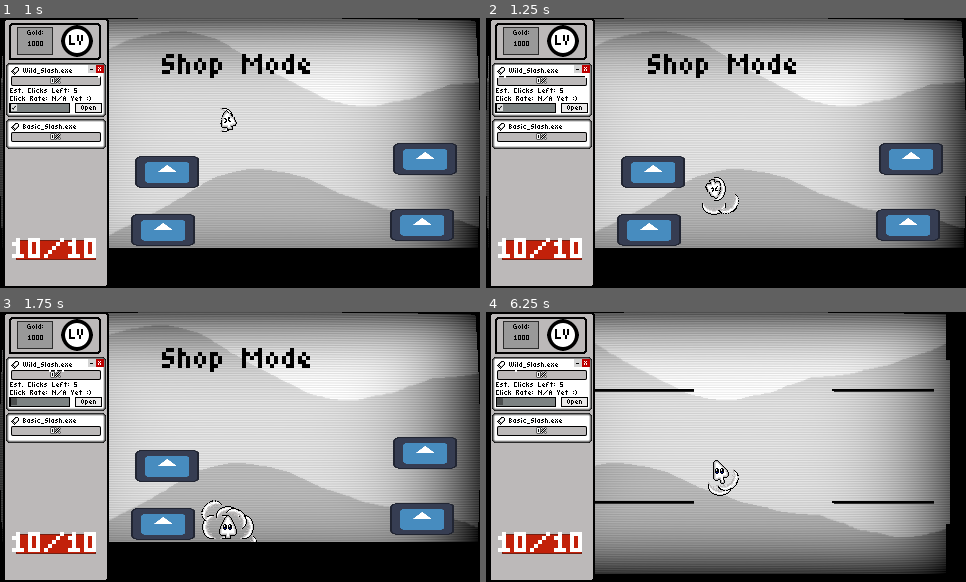
Above: before the commit, frames 1-4 (two rows, left to right).
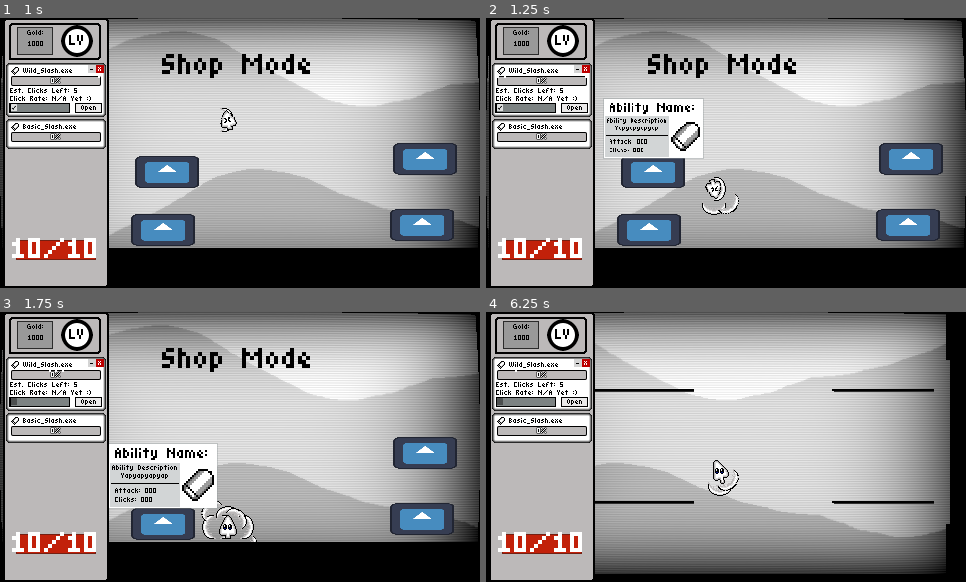
Above: after the commit, the same moments.

Repository: TNT-A/clicker-game-platformer
Game: Godot game, scene res://run_shop/run_shop.tscn
The game is run twice, just before and just after one commit, with the same random seed, the same clock (stepped at 60 frames per second) and the same inputs. This scene is started directly instead of the project's main scene. The engine's default icon, where the game draws it, is replaced by a stand-in: a white triangle on a blue panel in a dark square.
Inputs (mouse positions are in pixels of both pictures, inside the frame that each line leads up to):
- Up to frame 1 (1 s): click "Auto Launch?" at 0.5 s
- Up to frame 2 (1.25 s): no input
- Up to frame 3 (1.75 s): click "Auto Launch?" at 1.25 s
- Up to frame 4 (6.25 s): tap Enter (ui_accept) at 2, 2.27, 4.52, 6.02 s; move the mouse to (702, 501) at 2.02 s; press the mouse at (702, 501) at 2.03 s; hold D (Move_Right) 2.03-2.75 s; release the mouse at (702, 501) at 2.75 s; click "Auto Launch?" at 2.75 s; click "Auto Launch?" at 3.5 s; move the mouse to (870, 487) at 4.27 s; hold D (Move_Right) 4.28-5.03 s; click (870, 487) at 4.35 s; move the mouse to (582, 406) at 5.02 s; press the mouse at (582, 406) at 5.03 s; hold A (Move_Left) from 5.03 s (still down); tap = (Maximize) at 5.1 s; move the mouse to (750, 447) at 5.77 s; release the mouse at (750, 447) at 5.78 s; tap - (Minimize) at 5.85 s; click (750, 447) at 6.05 s

Frame 1 is identical in both runs. In frame 2, 2.9% of the frame differs, in the area x 24-46%, y 29-53%; in frame 3, 4.3%, in the area x 22-46%, y 48-73%; in frame 4, less than 0.1%.

Commit message:
Got hovering/clicking on ability upgrades working
Hovering was borked and I spent forever trying to figure out why. It ended up being that 1 part of the background node didn't have it's mouse filter set to ignore.

Diff:
--- a/clicker-platformer/background/bg.tscn
+++ b/clicker-platformer/background/bg.tscn
@@ -14,6 +14,7 @@
 z_index = -20
 layout_mode = 3
 anchors_preset = 0
+mouse_filter = 2
 
 [node name="Sprite2D" type="TextureRect" parent="."]
 z_index = -20
@@ -22,6 +23,7 @@
 layout_mode = 0
 offset_right = 480.0
 offset_bottom = 270.0
+mouse_filter = 2
 texture = ExtResource("2_wevdt")
 
 [node name="ColorRect" type="ColorRect" parent="."]
@@ -29,3 +31,4 @@
 layout_mode = 0
 offset_right = 480.0
 offset_bottom = 270.0
+mouse_filter = 2
--- a/clicker-platformer/globals/signal_bus.gd
+++ b/clicker-platformer/globals/signal_bus.gd
@@ -18,6 +18,7 @@
 signal ability_use(num, damage)
 signal ability_change()
 signal ability_scrolled()
+signal ability_pickup_popup()
 
 #Ability Pickup Signals
 signal ability_popup(ability_resource : Resource)
--- a/clicker-platformer/hub/hub.tscn
+++ b/clicker-platformer/hub/hub.tscn
@@ -1,10 +1,11 @@
-[gd_scene load_steps=6 format=4 uid="uid://sc04qrfxj52f"]
+[gd_scene load_steps=7 format=4 uid="uid://sc04qrfxj52f"]
 
 [ext_resource type="TileSet" uid="uid://fan7p1toc3ii" path="res://maps/tileset/map_base.tres" id="1_6ebxt"]
 [ext_resource type="Script" uid="uid://cbp387tgxjxnc" path="res://hub/hub.gd" id="1_clbpi"]
 [ext_resource type="PackedScene" uid="uid://d3duni228xslv" path="res://background/bg.tscn" id="3_6ebxt"]
 [ext_resource type="PackedScene" uid="uid://cwqcvu7s6os82" path="res://player/main_character.tscn" id="3_21dlm"]
 [ext_resource type="Theme" uid="uid://b0v2htlnbt84u" path="res://styles/ability_panel.tres" id="5_21dlm"]
+[ext_resource type="PackedScene" uid="uid://c2f8c2d82oda6" path="res://pickups/ability_pickup/ability_pickup.tscn" id="6_g3elb"]
 
 [node name="Hub" type="Node2D"]
 script = ExtResource("1_clbpi")
@@ -26,3 +27,6 @@
 text = "This Truly is the Hub Area"
 horizontal_alignment = 1
 vertical_alignment = 1
+
+[node name="AbilityPickup" parent="." instance=ExtResource("6_g3elb")]
+position = Vector2(80, 189)
--- a/clicker-platformer/map_controller/map_controller.tscn
+++ b/clicker-platformer/map_controller/map_controller.tscn
@@ -6,6 +6,7 @@
 
 [node name="MapController" type="Node2D"]
 script = ExtResource("1_b632b")
+vert_layer_num = 0
 
 [node name="StartingLayer" type="Node2D" parent="."]
 
--- a/clicker-platformer/pickups/ability_pickup/ability_pickup.gd
+++ b/clicker-platformer/pickups/ability_pickup/ability_pickup.gd
@@ -1,5 +1,33 @@
 extends Node2D
 @export var ability_resource : Resource
+
+var hovered : bool = false
+
+func _ready() -> void:
+	SignalBus.ability_pickup_popup.connect(pop_out_ability)
+	$Display.visible = false
+
+func _physics_process(delta: float) -> void:
+	if hovered and Input.is_action_pressed("Click"):
+		global_position = get_global_mouse_position() - Vector2(10, 10)
+
+
+func pop_up_ability():
+	SignalBus.ability_pickup_popup.emit()
+	$Display.visible = true
+	$Display.position = Vector2(0,0)
+	$Display.scale = Vector2(0,0)
+	var tween = get_tree().create_tween()
+	tween.parallel().tween_property($Display, "position", Vector2(0 - $Display.custom_minimum_size.x/2 - 6, -80), 0.2)
+	tween.parallel().tween_property($Display, "scale", Vector2(1,1), 0.2)
+
+func pop_out_ability():
+	var tween = get_tree().create_tween()
+	tween.parallel().tween_property($Display, "position", Vector2(0, 0), 0.2)
+	tween.parallel().tween_property($Display, "scale", Vector2(0, 0), 0.2)
+
+func pickup_ability():
+	pass
 
 func _on_area_2d_body_shape_entered(body_rid: RID, body: Node2D, body_shape_index: int, local_shape_index: int) -> void:
 	if body.is_in_group("player"):
@@ -9,13 +37,10 @@
 	if body.is_in_group("player"):
 		pop_out_ability()
 
-func pop_up_ability():
-	#$Panel.visible = true
-	pass
+func _on_area_2d_mouse_entered() -> void:
+	hovered = true
+	print("Hover")
 
-func pop_out_ability():
-	#$Panel.visible = false
-	pass
-
-func pickup_ability():
-	pass
+func _on_area_2d_mouse_exited() -> void:
+	hovered = false
+	print("Not anymore")
--- a/clicker-platformer/pickups/ability_pickup/ability_pickup.tscn
+++ b/clicker-platformer/pickups/ability_pickup/ability_pickup.tscn
@@ -1,7 +1,23 @@
-[gd_scene load_steps=4 format=3 uid="uid://c2f8c2d82oda6"]
+[gd_scene load_steps=8 format=3 uid="uid://c2f8c2d82oda6"]
 
 [ext_resource type="Script" uid="uid://dljklw7m5f3qp" path="res://pickups/ability_pickup/ability_pickup.gd" id="1_mkp62"]
 [ext_resource type="Texture2D" uid="uid://dyap3rg4rsdeo" path="res://icon.svg" id="2_rlj75"]
+[ext_resource type="Theme" uid="uid://b0v2htlnbt84u" path="res://styles/ability_panel.tres" id="3_rlj75"]
+[ext_resource type="Texture2D" uid="uid://g00w4tdxg1p4" path="res://sprites/icons/Icon_bullet16x16.png" id="4_kcx6h"]
+
+[sub_resource type="StyleBoxFlat" id="StyleBoxFlat_wbobt"]
+bg_color = Color(0.575723, 0.607479, 0.611765, 0.419608)
+expand_margin_left = 1.0
+expand_margin_top = 1.0
+expand_margin_right = 1.0
+expand_margin_bottom = 1.0
+
+[sub_resource type="StyleBoxFlat" id="StyleBoxFlat_kcx6h"]
+bg_color = Color(0.575723, 0.607479, 0.611765, 0.419608)
+expand_margin_left = 1.0
+expand_margin_top = 1.0
+expand_margin_right = 1.0
+expand_margin_bottom = 1.0
 
 [sub_resource type="RectangleShape2D" id="RectangleShape2D_kcx6h"]
 size = Vector2(116, 53)
@@ -13,7 +29,80 @@
 scale = Vector2(0.5, 0.25)
 texture = ExtResource("2_rlj75")
 
+[node name="Display" type="PanelContainer" parent="."]
+z_index = 10
+custom_minimum_size = Vector2(96, 64)
+offset_left = -54.0
+offset_top = -100.0
+offset_right = 54.0
+offset_bottom = -36.0
+mouse_filter = 1
+theme = ExtResource("3_rlj75")
+theme_override_styles/panel = SubResource("StyleBoxFlat_wbobt")
+
+[node name="ColorRect" type="ColorRect" parent="Display"]
+layout_mode = 2
+mouse_filter = 1
+
+[node name="CenterContainer" type="CenterContainer" parent="Display"]
+layout_mode = 2
+
+[node name="VBoxContainer" type="VBoxContainer" parent="Display/CenterContainer"]
+layout_mode = 2
+theme_override_constants/separation = 2
+
+[node name="LabelAbility" type="Label" parent="Display/CenterContainer/VBoxContainer"]
+layout_mode = 2
+mouse_filter = 1
+theme_override_font_sizes/font_size = 16
+text = "Ability Name:"
+horizontal_alignment = 1
+
+[node name="HBoxContainer" type="HBoxContainer" parent="Display/CenterContainer/VBoxContainer"]
+custom_minimum_size = Vector2(102, 42)
+layout_mode = 2
+theme_override_constants/separation = 3
+
+[node name="Stats" type="PanelContainer" parent="Display/CenterContainer/VBoxContainer/HBoxContainer"]
+layout_mode = 2
+mouse_filter = 1
+theme_override_styles/panel = SubResource("StyleBoxFlat_kcx6h")
+
+[node name="VBoxContainer" type="VBoxContainer" parent="Display/CenterContainer/VBoxContainer/HBoxContainer/Stats"]
+layout_mode = 2
+theme_override_constants/separation = 3
+
+[node name="LabelDesc" type="Label" parent="Display/CenterContainer/VBoxContainer/HBoxContainer/Stats/VBoxContainer"]
+custom_minimum_size = Vector2(68, 0)
+layout_mode = 2
+mouse_filter = 1
+theme_override_constants/line_spacing = 0
+text = "Ability Description
+Yapyapyapyap"
+horizontal_alignment = 1
+autowrap_mode = 3
+
+[node name="ColorRect" type="ColorRect" parent="Display/CenterContainer/VBoxContainer/HBoxContainer/Stats/VBoxContainer"]
+custom_minimum_size = Vector2(20, 1)
+layout_mode = 2
+mouse_filter = 1
+color = Color(0, 0, 0, 1)
+
+[node name="LabelStats" type="Label" parent="Display/CenterContainer/VBoxContainer/HBoxContainer/Stats/VBoxContainer"]
+layout_mode = 2
+mouse_filter = 1
+theme_override_constants/line_spacing = 1
+text = " Attack: 000
+ Clicks: 000"
+
+[node name="Icon" type="TextureRect" parent="Display/CenterContainer/VBoxContainer/HBoxContainer"]
+custom_minimum_size = Vector2(32, 32)
+layout_mode = 2
+texture = ExtResource("4_kcx6h")
+stretch_mode = 5
+
 [node name="Area2D" type="Area2D" parent="."]
+z_index = 1
 collision_layer = 128
 collision_mask = 4
 
@@ -22,3 +111,5 @@
 
 [connection signal="body_shape_entered" from="Area2D" to="." method="_on_area_2d_body_shape_entered"]
 [connection signal="body_shape_exited" from="Area2D" to="." method="_on_area_2d_body_shape_exited"]
+[connection signal="mouse_entered" from="Area2D" to="." method="_on_area_2d_mouse_entered"]
+[connection signal="mouse_exited" from="Area2D" to="." method="_on_area_2d_mouse_exited"]
